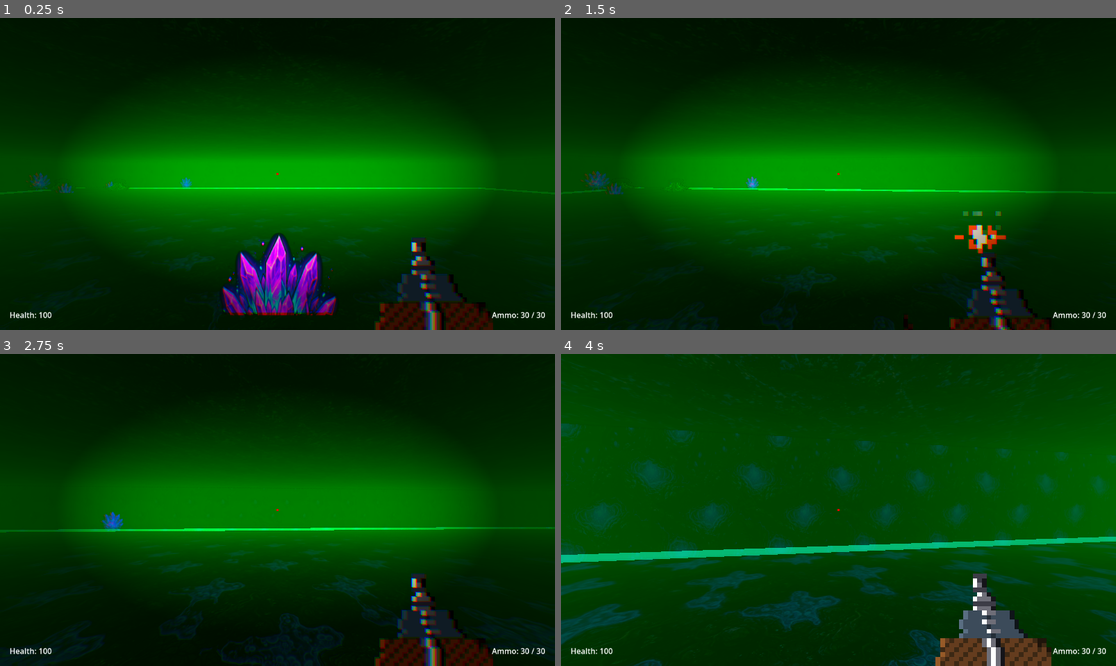
Above: before the commit, frames 1-4 (two rows, left to right).
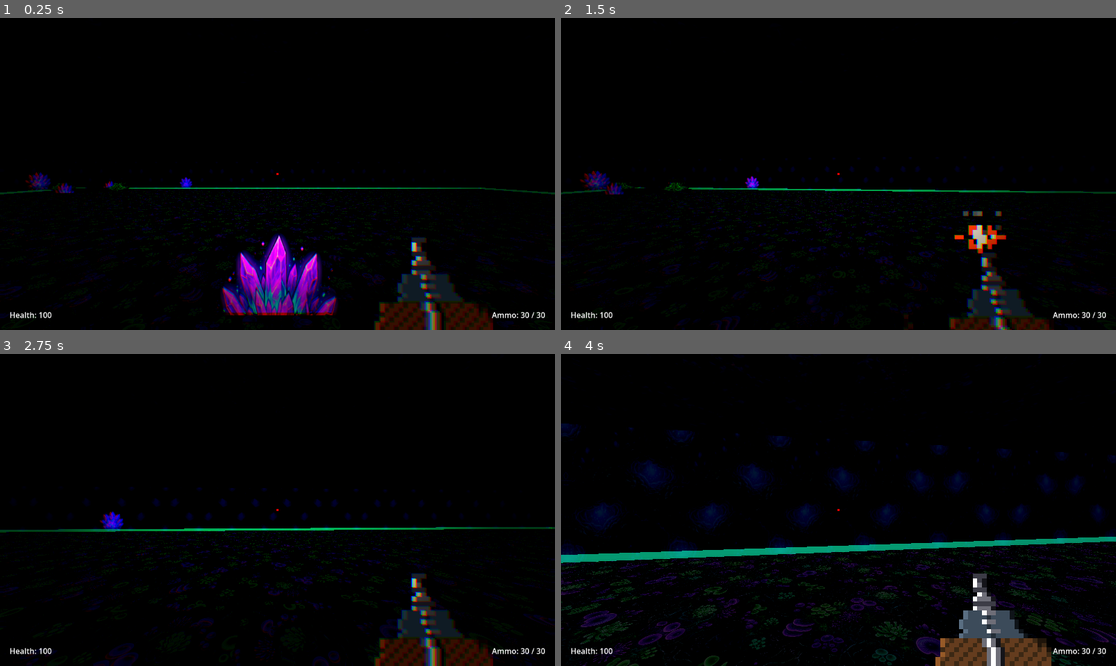
Above: after the commit, the same moments.

Repository: coachbrown1/BoomerLooterShooter
Game: Godot game, scene res://Scenes/World/dungeon.tscn
Same seed, same stepped clock (60 frames per second), same inputs: the game is played once before the commit and once after it.
Inputs (mouse positions are in pixels of both pictures, inside the frame that each line leads up to):
- Up to frame 1 (0.25 s): no input
- Up to frame 2 (1.5 s): tap Enter at 0.5 s; move the mouse to (866, 174) at 0.52 s; hold W (move_forward) from 0.53 s (still down); tap E (interact) at 0.6 s; tap Space (jump) at 0.77 s; move the mouse to (810, 174) at 1.27 s; click (810, 174) at 1.35 s
- Up to frame 3 (2.75 s): keep holding W (move_forward); tap Space (jump) at 1.52 s; move the mouse to (288, 503) at 2.02 s; hold Shift (sprint) from 2.03 s (still down)
- Up to frame 4 (4 s): keep holding W (move_forward); move the mouse to (832, 516) at 2.77 s; release Shift (sprint) at 2.78 s; tap G at 2.85 s; tap Space (jump) at 3.02, 3.77 s; move the mouse to (877, 513) at 3.52 s; tap E (interact) at 3.6 s

The runs differ from the first frame. In frame 1, 75% of the frame differs, in the area x 0-100%, y 0-100%; in frame 2, 77%; in frame 3, 74%; in frame 4, 96%.

Commit message:
adding randomized floor direction

Diff:
--- a/boomer-shooter/Data/biomes/fungal_biome_data.tres
+++ b/boomer-shooter/Data/biomes/fungal_biome_data.tres
@@ -6,7 +6,7 @@
 [resource]
 script = ExtResource("1_biome_data")
 biome_id = "fungal"
-floor_textures = PackedStringArray("res://Assets/Environment/Fungal/fungal_floor_v1.png", "res://Assets/Environment/Fungal/fungal_floor_v2.png", "res://Assets/Environment/Fungal/fungal_floor_v3.png")
+floor_textures = PackedStringArray("res://Assets/Environment/Fungal/fungal_floor_v4.png")
 wall_textures = PackedStringArray("res://Assets/Environment/Fungal/fungal_wall_v1.png", "res://Assets/Environment/Fungal/fungal_wall_v2.png", "res://Assets/Environment/Fungal/fungal_wall_v3.png")
 ceiling_textures = PackedStringArray("res://Assets/Environment/Fungal/fungal_ceiling_v1.png", "res://Assets/Environment/Fungal/fungal_ceiling_v2.png", "res://Assets/Environment/Fungal/fungal_ceiling_v3.png")
 doorway_assembly_scene = "res://Scenes/Dungeon/doorway_assembly.tscn"
@@ -38,7 +38,7 @@
 }])
 mushroom_scene = "res://Scenes/Dungeon/fungal_mushroom.tscn"
 crystal_scene = "res://Scenes/Dungeon/fungal_crystal.tscn"
-fog_light_color = Color(0.007857886, 0.44709885, 0.010007731, 1)
+fog_light_color = Color(0, 0, 0, 1)
 universal_prop_textures = PackedStringArray("res://Assets/Environment/prop_barrel_side.png", "res://Assets/Environment/prop_crate.png", "res://Assets/Environment/prop_skull_pile.png", "res://Assets/Environment/prop_broken_pillar.png")
 biome_prop_textures = PackedStringArray("res://Assets/Environment/Fungal/prop_fungal_slime_pool.png", "res://Assets/Environment/Fungal/prop_fungal_vines.png", "res://Assets/Environment/Fungal/prop_fungal_pods.png", "res://Assets/Environment/Fungal/prop_fungal_moss_rock.png")
 universal_prop_scenes = PackedStringArray("res://Scenes/Props/Common/prop_barrel.tscn", "res://Scenes/Props/Common/prop_crate.tscn", "res://Scenes/Props/Common/propskullpile.tscn", "res://Scenes/Props/Common/propbrokenpillar.tscn")
--- a/boomer-shooter/Scripts/Dungeon/dungeon_builder.gd
+++ b/boomer-shooter/Scripts/Dungeon/dungeon_builder.gd
@@ -138,20 +138,20 @@
 					wall_idx = fungal_corridor_profile["wall_variant"]
 
 			# Floor quad
-			_add_floor_quad(floor_sts[floor_idx], wx, wz, TILE_SIZE)
+			_add_floor_quad(floor_sts[floor_idx], wx, wz, TILE_SIZE, rand_val)
 
 			# Ceiling quad
-			_add_ceil_quad(ceil_sts[ceil_idx], wx, wz, TILE_SIZE, WALL_HEIGHT)
+			_add_ceil_quad(ceil_sts[ceil_idx], wx, wz, TILE_SIZE, WALL_HEIGHT, rand_val >> 4)
 
 			# Walls — pick random per wall quad
 			if x == 0               or tile_grid[x - 1][z] == TILE_WALL:
-				_add_wall_quad(wall_sts[wall_idx], wx, wz, TILE_SIZE, WALL_HEIGHT, Vector3(-1, 0, 0))
+				_add_wall_quad(wall_sts[wall_idx], wx, wz, TILE_SIZE, WALL_HEIGHT, Vector3(-1, 0, 0), randi())
 			if x == grid_w - 1      or tile_grid[x + 1][z] == TILE_WALL:
-				_add_wall_quad(wall_sts[wall_idx], wx, wz, TILE_SIZE, WALL_HEIGHT, Vector3(1, 0, 0))
+				_add_wall_quad(wall_sts[wall_idx], wx, wz, TILE_SIZE, WALL_HEIGHT, Vector3(1, 0, 0), randi())
 			if z == 0               or tile_grid[x][z - 1] == TILE_WALL:
-				_add_wall_quad(wall_sts[wall_idx], wx, wz, TILE_SIZE, WALL_HEIGHT, Vector3(0, 0, -1))
+				_add_wall_quad(wall_sts[wall_idx], wx, wz, TILE_SIZE, WALL_HEIGHT, Vector3(0, 0, -1), randi())
 			if z == grid_h - 1      or tile_grid[x][z + 1] == TILE_WALL:
-				_add_wall_quad(wall_sts[wall_idx], wx, wz, TILE_SIZE, WALL_HEIGHT, Vector3(0, 0, 1))
+				_add_wall_quad(wall_sts[wall_idx], wx, wz, TILE_SIZE, WALL_HEIGHT, Vector3(0, 0, 1), randi())
 
 	var floor_mesh = ArrayMesh.new()
 	for st in floor_sts:
@@ -191,7 +191,7 @@
 # -------------------------------------------------------
 # Quad helpers
 # -------------------------------------------------------
-func _add_floor_quad(st: SurfaceTool, wx: float, wz: float, size: float) -> void:
+func _add_floor_quad(st: SurfaceTool, wx: float, wz: float, size: float, rand_val: int = 0) -> void:
 	# Vertices: counter-clockwise from above
 	var v0 := Vector3(wx,        0.0, wz)
 	var v1 := Vector3(wx + size, 0.0, wz)
@@ -199,15 +199,18 @@
 	var v3 := Vector3(wx,        0.0, wz + size)
 	var n   := Vector3.UP
 
-	st.set_normal(n); st.set_uv(Vector2(0, 0)); st.add_vertex(v0)
-	st.set_normal(n); st.set_uv(Vector2(1, 0)); st.add_vertex(v1)
-	st.set_normal(n); st.set_uv(Vector2(1, 1)); st.add_vertex(v2)
-
-	st.set_normal(n); st.set_uv(Vector2(0, 0)); st.add_vertex(v0)
-	st.set_normal(n); st.set_uv(Vector2(1, 1)); st.add_vertex(v2)
-	st.set_normal(n); st.set_uv(Vector2(0, 1)); st.add_vertex(v3)
-
-func _add_ceil_quad(st: SurfaceTool, wx: float, wz: float, size: float, height: float) -> void:
+	var uvs := _get_randomized_uvs(rand_val)
+	var uv0: Vector2 = uvs[0]; var uv1: Vector2 = uvs[1]; var uv2: Vector2 = uvs[2]; var uv3: Vector2 = uvs[3]
+
+	st.set_normal(n); st.set_uv(uv0); st.add_vertex(v0)
+	st.set_normal(n); st.set_uv(uv1); st.add_vertex(v1)
+	st.set_normal(n); st.set_uv(uv2); st.add_vertex(v2)
+
+	st.set_normal(n); st.set_uv(uv0); st.add_vertex(v0)
+	st.set_normal(n); st.set_uv(uv2); st.add_vertex(v2)
+	st.set_normal(n); st.set_uv(uv3); st.add_vertex(v3)
+
+func _add_ceil_quad(st: SurfaceTool, wx: float, wz: float, size: float, height: float, rand_val: int = 0) -> void:
 	var y   := height
 	var v0  := Vector3(wx,        y, wz)
 	var v1  := Vector3(wx,        y, wz + size)
@@ -215,17 +218,21 @@
 	var v3  := Vector3(wx + size, y, wz)
 	var n   := Vector3.DOWN
 
-	st.set_normal(n); st.set_uv(Vector2(0, 0)); st.add_vertex(v0)
-	st.set_normal(n); st.set_uv(Vector2(0, 1)); st.add_vertex(v1)
-	st.set_normal(n); st.set_uv(Vector2(1, 1)); st.add_vertex(v2)
-
-	st.set_normal(n); st.set_uv(Vector2(0, 0)); st.add_vertex(v0)
-	st.set_normal(n); st.set_uv(Vector2(1, 1)); st.add_vertex(v2)
-	st.set_normal(n); st.set_uv(Vector2(1, 0)); st.add_vertex(v3)
+	var uvs := _get_randomized_uvs(rand_val)
+	var uv0: Vector2 = uvs[0]; var uv1: Vector2 = uvs[1]; var uv2: Vector2 = uvs[2]; var uv3: Vector2 = uvs[3]
+
+	st.set_normal(n); st.set_uv(uv0); st.add_vertex(v0)
+	st.set_normal(n); st.set_uv(uv1); st.add_vertex(v1)
+	st.set_normal(n); st.set_uv(uv2); st.add_vertex(v2)
+
+	st.set_normal(n); st.set_uv(uv0); st.add_vertex(v0)
+	st.set_normal(n); st.set_uv(uv2); st.add_vertex(v2)
+	st.set_normal(n); st.set_uv(uv3); st.add_vertex(v3)
 
 func _add_wall_quad(
 		st: SurfaceTool, wx: float, wz: float,
-		size: float, height: float, normal: Vector3
+		size: float, height: float, normal: Vector3,
+		rand_val: int = 0
 ) -> void:
 	# Build a quad on the face indicated by `normal`
 	var v0: Vector3
@@ -254,13 +261,54 @@
 		v2 = Vector3(wx + size, height, wz + size)
 		v3 = Vector3(wx,        height, wz + size)
 
-	st.set_normal(normal); st.set_uv(Vector2(0, 1)); st.add_vertex(v0)
-	st.set_normal(normal); st.set_uv(Vector2(1, 1)); st.add_vertex(v1)
-	st.set_normal(normal); st.set_uv(Vector2(1, 0)); st.add_vertex(v2)
-
-	st.set_normal(normal); st.set_uv(Vector2(0, 1)); st.add_vertex(v0)
-	st.set_normal(normal); st.set_uv(Vector2(1, 0)); st.add_vertex(v2)
-	st.set_normal(normal); st.set_uv(Vector2(0, 0)); st.add_vertex(v3)
+	# For walls, we only apply horizontal flipping (bit 0)
+	var uv0 := Vector2(0, 1)
+	var uv1 := Vector2(1, 1)
+	var uv2 := Vector2(1, 0)
+	var uv3 := Vector2(0, 0)
+
+	if (rand_val % 2) == 1:
+		# Swap left/right UVs
+		uv0 = Vector2(1, 1); uv1 = Vector2(0, 1)
+		uv2 = Vector2(0, 0); uv3 = Vector2(1, 0)
+
+	st.set_normal(normal); st.set_uv(uv0); st.add_vertex(v0)
+	st.set_normal(normal); st.set_uv(uv1); st.add_vertex(v1)
+	st.set_normal(normal); st.set_uv(uv2); st.add_vertex(v2)
+
+	st.set_normal(normal); st.set_uv(uv0); st.add_vertex(v0)
+	st.set_normal(normal); st.set_uv(uv2); st.add_vertex(v2)
+	st.set_normal(normal); st.set_uv(uv3); st.add_vertex(v3)
+
+func _get_randomized_uvs(rand_val: int) -> Array:
+	var uv_00 := Vector2(0, 0)
+	var uv_10 := Vector2(1, 0)
+	var uv_11 := Vector2(1, 1)
+	var uv_01 := Vector2(0, 1)
+
+	var coords = [uv_00, uv_10, uv_11, uv_01]
+
+	if rand_val != 0:
+		var rot := rand_val % 4
+		var flip_h := (rand_val >> 2) % 2 == 1
+		var flip_v := (rand_val >> 3) % 2 == 1
+
+		# Apply rotation
+		for i in range(rot):
+			var first = coords.pop_front()
+			coords.push_back(first)
+
+		# Apply flips
+		if flip_h:
+			# Swap index 0<->1 and 3<->2
+			var tmp = coords[0]; coords[0] = coords[1]; coords[1] = tmp
+			tmp = coords[3]; coords[3] = coords[2]; coords[2] = tmp
+		if flip_v:
+			# Swap index 0<->3 and 1<->2
+			var tmp = coords[0]; coords[0] = coords[3]; coords[3] = tmp
+			tmp = coords[1]; coords[1] = coords[2]; coords[2] = tmp
+
+	return coords
 
 # -------------------------------------------------------
 # Material cache
@@ -284,10 +332,10 @@
 				mat.emission_texture = tex
 				mat.emission_operator = StandardMaterial3D.EMISSION_OP_MULTIPLY
 
-				var emission_energy := 0.1
+				var emission_energy := 0.05
 				if biome == "fungal":
-					emission_energy = 0.2
-					mat.emission = Color(0.3, 0.6, 0.4) # Even subtler green
+					emission_energy = 0.04
+					mat.emission = Color(0.1, 0.2, 0.15) # Much darker, subtle glow
 					mat.texture_filter = BaseMaterial3D.TEXTURE_FILTER_LINEAR_WITH_MIPMAPS
 					mat.uv1_scale = Vector3(1.0, 1.0, 1.0)
 				elif biome == "lava":
@@ -430,18 +478,18 @@
 		bioluminescent_sources = [
 			{
 				"tex": "res://Assets/Environment/Fungal/prop_fungal_crystal.png",
-				"color": Color(0.4, 0.3, 0.9),
-				"energy": 0.9,
-				"range": 7.0,
+				"color": Color(0.5, 0.4, 1.0),
+				"energy": 2.5,
+				"range": 12.0,
 				"height": 0.8,
 				"pixel_size": 0.004,
 				"requires_wall": true,
 			},
 			{
 				"tex": "res://Assets/Environment/Fungal/prop_fungal_mushroom.png",
-				"color": Color(0.2, 1.0, 0.5),
-				"energy": 0.6,
-				"range": 5.0,
+				"color": Color(0.3, 1.0, 0.6),
+				"energy": 1.8,
+				"range": 9.0,
 				"height": 0.9,
 				"pixel_size": 0.0035,
 				"requires_wall": false,
Binary file added: boomer-shooter/Assets/Environment/Fungal/fungal_floor_v4.png
Not shown, added: boomer-shooter/Assets/Environment/Fungal/fungal_floor_v4.png.import
